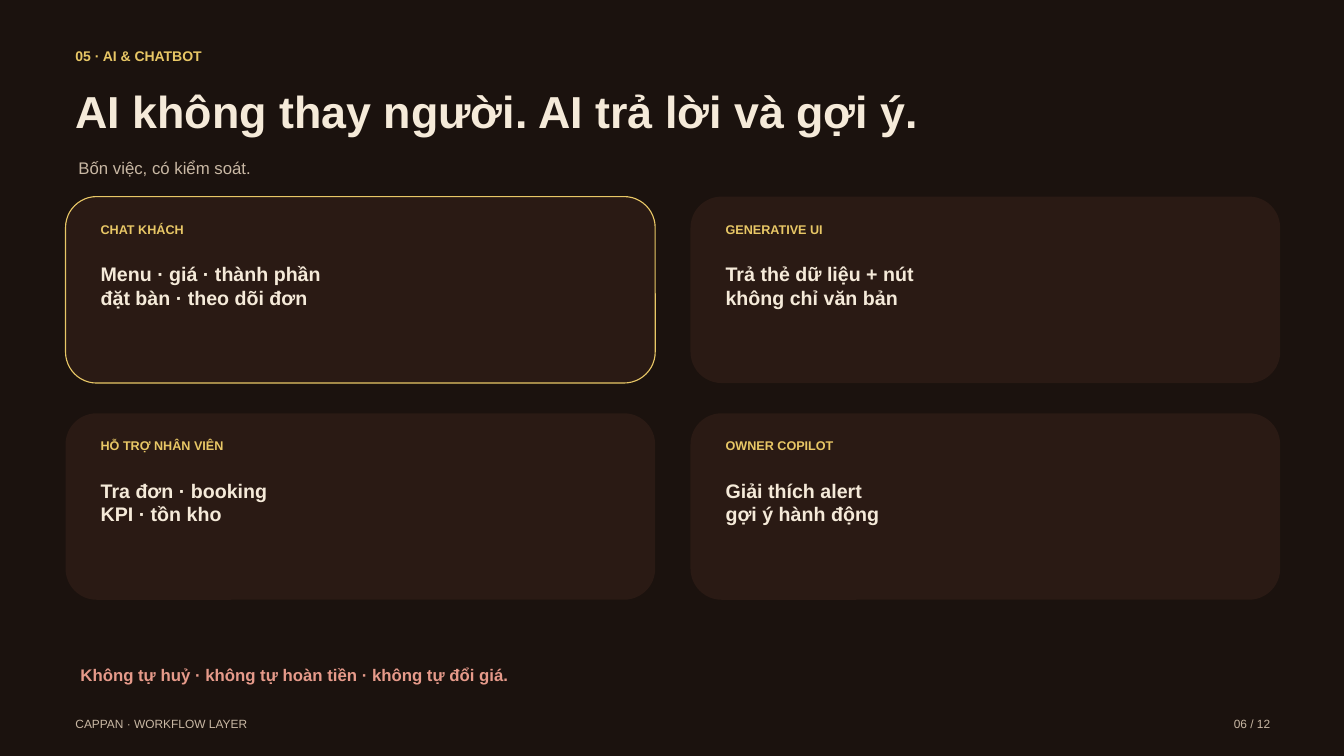
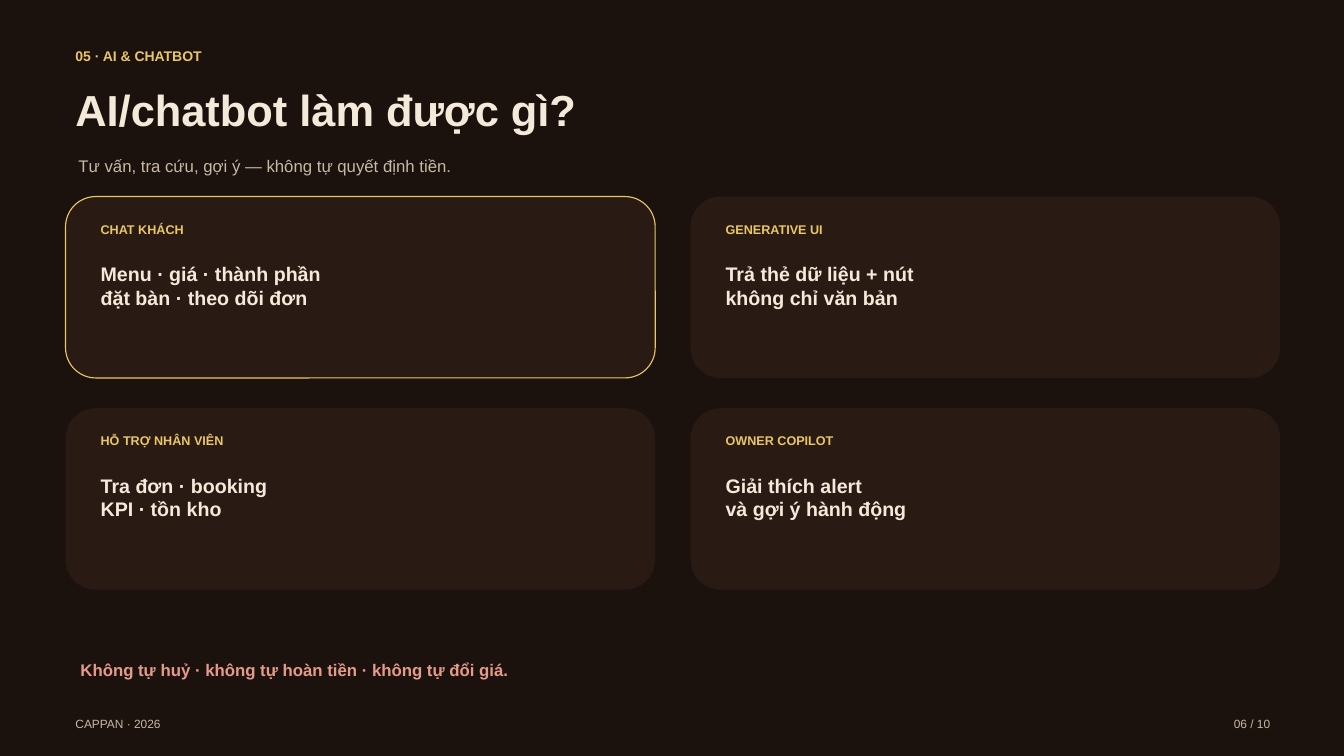
Before and after one commit to cappannguyen-0901/cappanwebdemo, a slide deck: slide 6 of cappan-slides.pptx. Drawn at 1344x756 pixels with LibreOffice and Linux fonts; fonts in the diff are those of the drawing. Boxes give left, top, right and bottom in pixels: in the first picture for what was removed or moved away, otherwise in the second. Text is boxed around its words. In the diff, an @@ line names an element or a change of style, - is before the commit and + after.

```diff
--- a/cappan-slides.pptx
+++ b/cappan-slides.pptx
@@ text at [75,94,576,135]: text changed; size 32 to 31 pt @@
-AI không thay người. AI trả lời và gợi ý.
+AI/chatbot làm được gì?
@@ text at [78,159,451,176]: text changed @@
-Bốn việc, có kiểm soát.
+Tư vấn, tra cứu, gợi ý — không tự quyết định tiền.
@@ rounded rectangle: place and size @@
-rounded rectangle at [66,197,655,383]
+rounded rectangle at [66,197,655,378]
@@ rounded rectangle: place and size @@
-rounded rectangle at [691,197,1280,383]
+rounded rectangle at [691,197,1280,378]
@@ rounded rectangle: place and size @@
-rounded rectangle at [66,413,655,600]
+rounded rectangle at [66,408,655,590]
@@ rounded rectangle: place and size @@
-rounded rectangle at [691,413,1280,600]
+rounded rectangle at [691,408,1280,590]
@@ text "Tra đơn · booking KPI ...": place and size @@
-text "Tra đơn · booking KPI ..." at [101,483,267,521]
+text "Tra đơn · booking KPI ..." at [101,478,267,516]
@@ text at [726,478,906,520]: text changed @@
-Giải thích alert
-gợi ý hành động
+Giải thích alert
+và gợi ý hành động
@@ 3 texts: place and size @@
-3 texts at [80,441,833,685]
+3 texts at [80,436,833,680]
@@ text at [75,719,161,728]: text changed @@
-CAPPAN · WORKFLOW LAYER
+CAPPAN · 2026
@@ text at [1234,719,1270,728]: text changed @@
-06 / 12
+06 / 10
```
Also in this commit, not shown: 8 other slides changed, 1 slide added, 3 slides removed, 11 other files.
